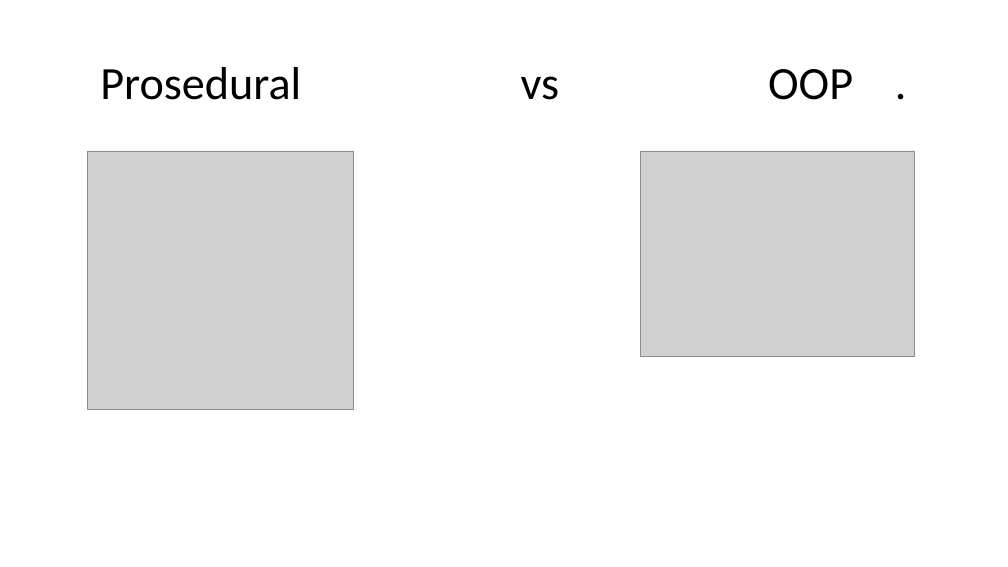
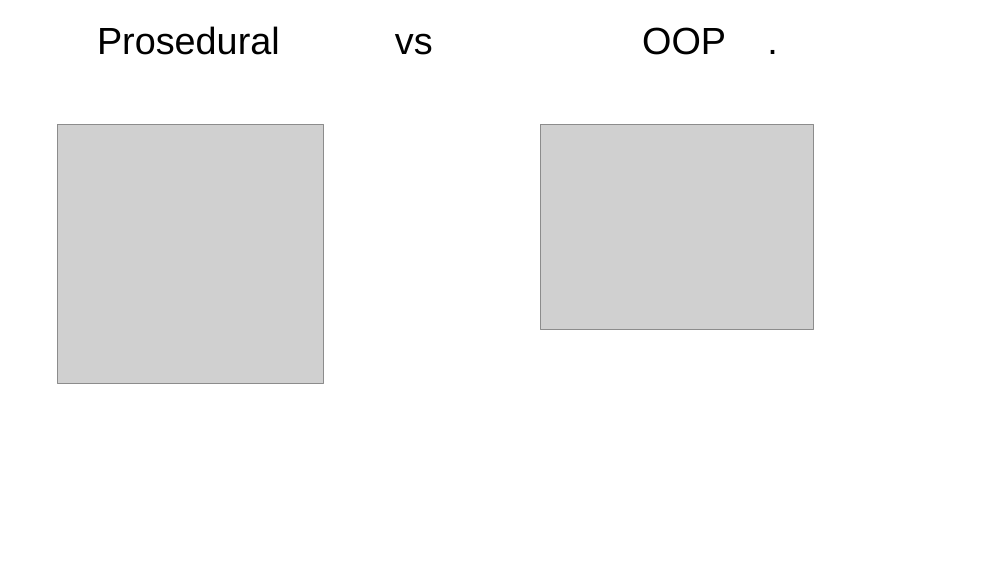
Before and after one commit to ruang-belajar/oop, a slide deck: slide 12 of pptx/pbo-pertemuan-1.pptx (slide 5 before the commit). Drawn at 1008x567 pixels with LibreOffice and Linux fonts; fonts in the diff are those of the drawing; grey boxes stand for pictures; background and template pictures are left out. Boxes give left, top, right and bottom in pixels: in the first picture for what was removed or moved away, otherwise in the second. Text is boxed around its words. In the diff, an @@ line names an element or a change of style, - is before the commit and + after.

```diff
--- a/pptx/pbo-pertemuan-1.pptx
+++ b/pptx/pbo-pertemuan-1.pptx
@@ title "Prosedural vs OOP .": place and size @@
-title "Prosedural vs OOP ." at bbox=[100, 67, 853, 100]
+title "Prosedural vs OOP ." at bbox=[97, 26, 726, 55]
@@ title "Prosedural vs OOP ." at bbox=[97, 26, 726, 55]: size 44 to 36 pt, font Calibri to Arial; line spacing 0.9 to 1 @@
@@ picture: place and size @@
-picture at bbox=[88, 151, 354, 410]
+picture at bbox=[57, 124, 324, 383]
@@ picture: place and size @@
-picture at bbox=[641, 151, 915, 356]
+picture at bbox=[540, 124, 814, 329]
```
Also in this commit, not shown: 13 other slides changed, 12 slides added, 14 slides removed, 1 other file.
